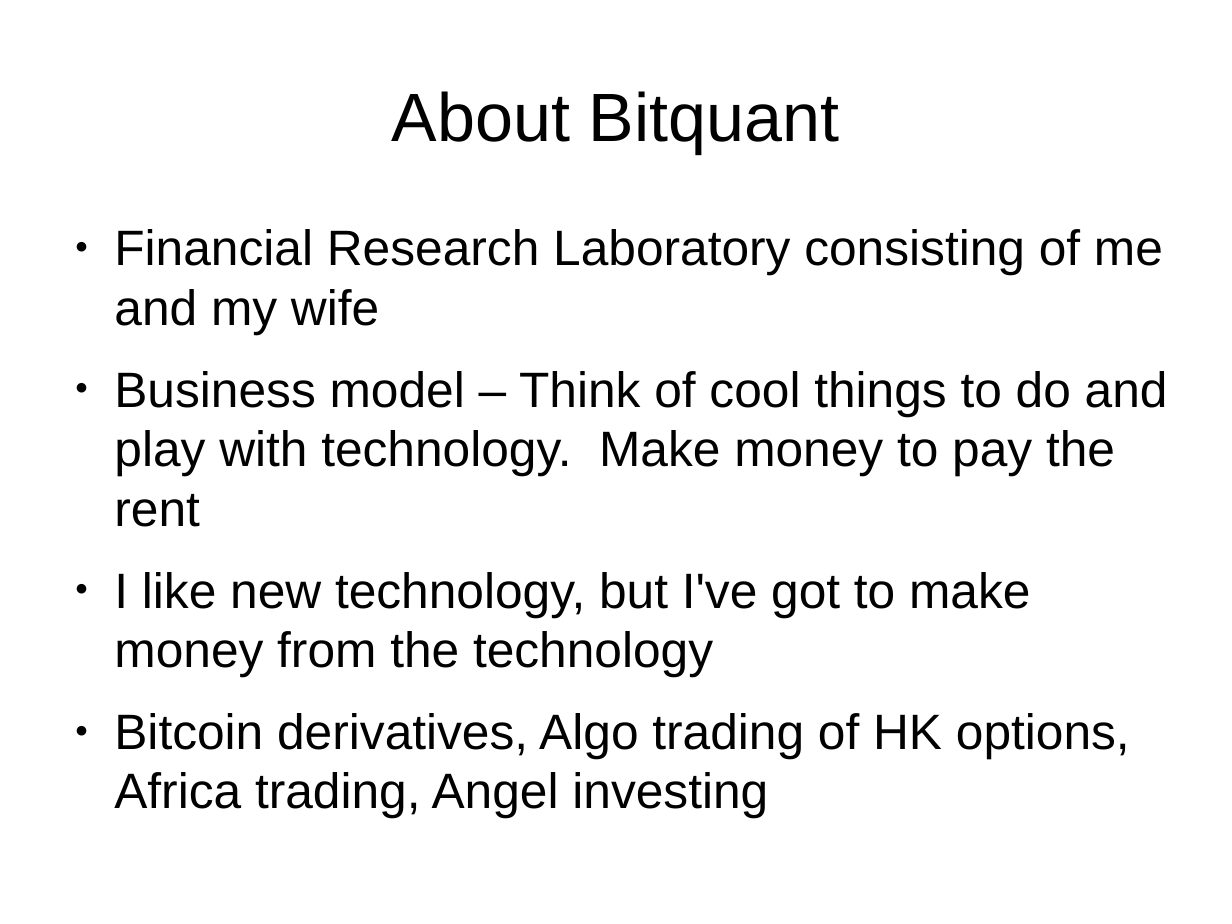
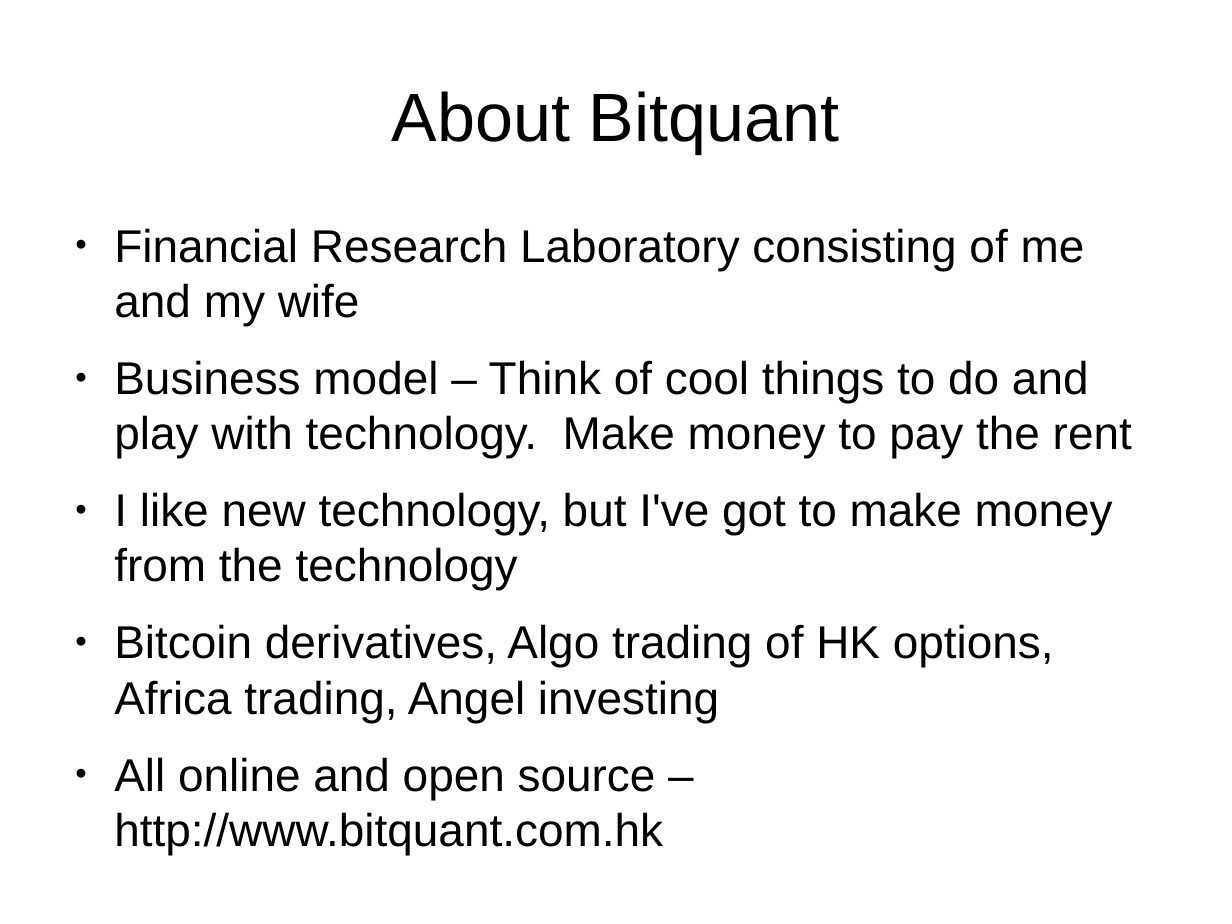
Before and after one commit to joequant/bitquant, a slide deck: slide 2 of pitchdecks/smart-contracts-practice-lawsociety.odp. Drawn at 1232x924 pixels with LibreOffice and Linux fonts; fonts in the diff are those of the drawing. Boxes give left, top, right and bottom in pixels: in the first picture for what was removed or moved away, otherwise in the second. Text is boxed around its words. In the diff, an @@ line names an element or a change of style, - is before the commit and + after.

```diff
--- a/pitchdecks/smart-contracts-practice-lawsociety.odp
+++ b/pitchdecks/smart-contracts-practice-lawsociety.odp
@@ text at (114, 228, 1132, 723): size 32 to 29.6 pt in "Financial Research Laboratory consisting of me and ...", "Business model – Think of cool things ...", "I like new technology, but I've got ...", "Bitcoin derivatives, Algo trading of HK options, ..." @@
@@ text at (114, 757, 663, 855): paragraph added @@
+● All online and open source – http://www.bitquant.com.hk
```
Also in this commit, not shown: 2 other slides changed, 2 slides added, 1 other file.
